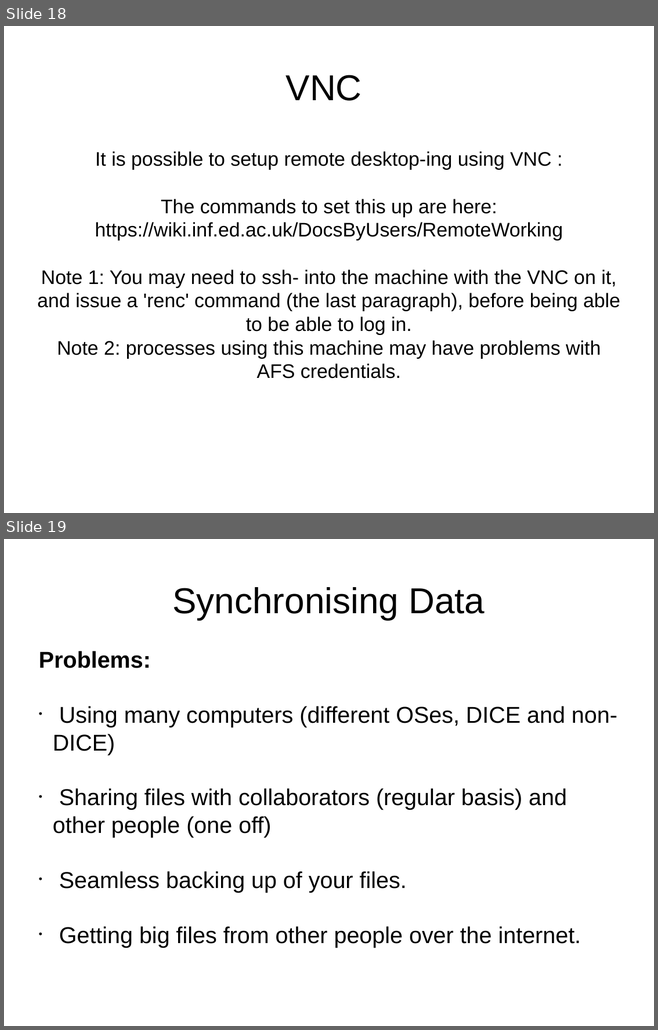
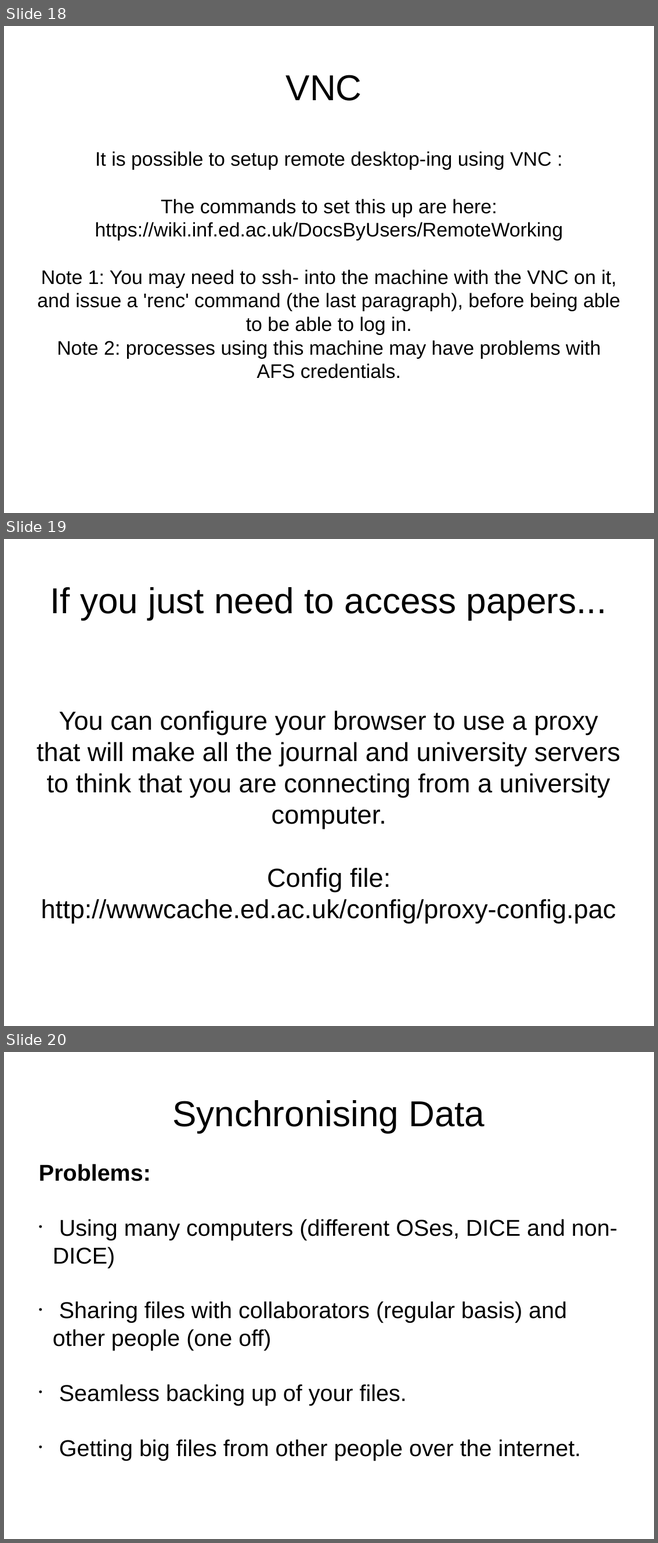
Before and after one commit to mikehulluk/IntroductionToResearchComputing, a slide deck: Wk2/WorkingRemotelyAndSynchronously.odp. Shown one above the other, each under a label of ours: slides 18 and 19 before the commit, slides 18, 19 and 20 after it. The pictures are 658x1030 and 658x1543 pixels, drawn with LibreOffice and Linux fonts; fonts in the diff are those of the drawing. Boxes give left, top, right and bottom in pixels: in the first picture for what was removed or moved away, otherwise in the second. Text is boxed around its words. In the diff, an @@ line names an element or a change of style, - is before the commit and + after.

Commit message:
added proxy info

```diff
--- a/Wk2/WorkingRemotelyAndSynchronously.odp
+++ b/Wk2/WorkingRemotelyAndSynchronously.odp
@@ slide 19 added at (x1=4, y1=539, x2=654, y2=1026), background #FFFFFF @@
@@ title added at (x1=50, y1=587, x2=606, y2=620), 44 pt, text #000000 @@
+If you just need to access papers...
@@ subtitle added at (x1=36, y1=711, x2=620, y2=924), 32 pt, text #000000 @@
+You can configure your browser to use a proxy that will make all the journal and university servers to think that you are connecting from a university computer.
+Config file:
+http://wwwcache.ed.ac.uk/config/proxy-config.pac
@@ what was slide 19 is now slide 20 @@
```
Also in this commit, not shown: 1 other file.
